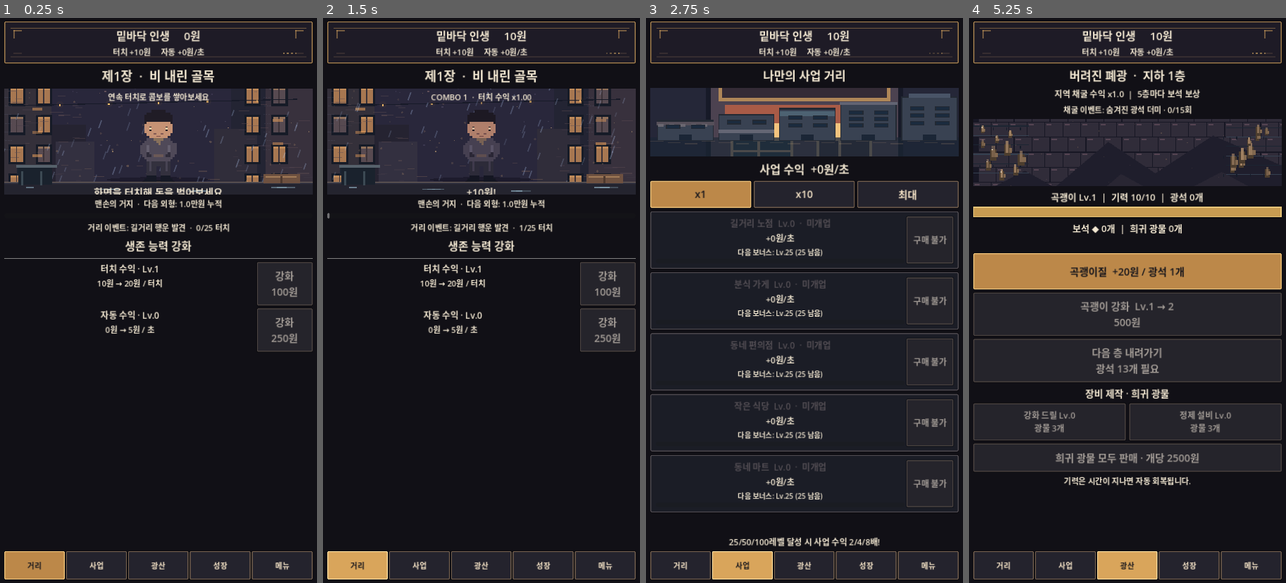
Above: before the commit, frames 1-4 (left to right).
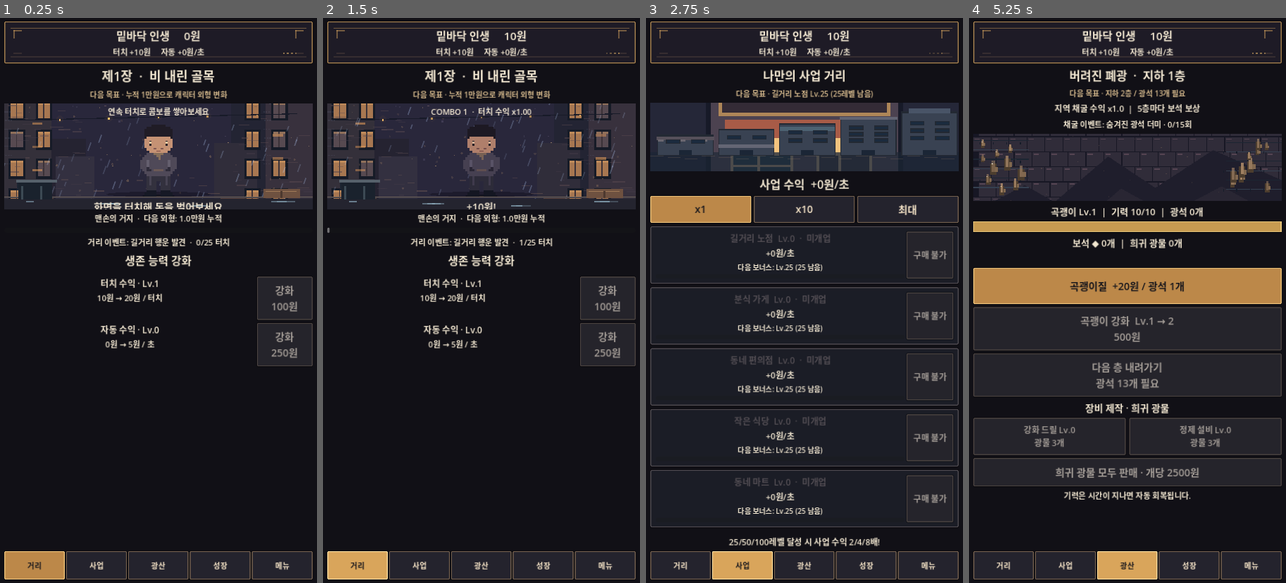
Above: after the commit, the same moments.

Repository: sungpil987/BottomLife-Reborn
Game: Godot game, scene res://scenes/Main.tscn
The game is run twice, just before and just after one commit, with the same random seed, the same clock (stepped at 60 frames per second) and the same inputs.
Inputs (mouse positions are in pixels of both pictures, inside the frame that each line leads up to; where the layout moved, square brackets give the same spot in the first picture):
- Up to frame 1 (0.25 s): no input
- Up to frame 2 (1.5 s): click (481, 153) [481, 142] at 0.5 s; click "거리" at 1.25 s
- Up to frame 3 (2.75 s): click "사업" at 2 s
- Up to frame 4 (5.25 s): click "x1" at 2.75 s; click "x10" at 3.5 s; click "최대" at 4.25 s; click "광산" at 5 s

The runs differ from the first frame. In frame 1, 13% of the frame differs, in the area x 1-99%, y 12-62%; in frame 2, 12%; in frame 3, 21%; in frame 4, 23%, in the area x 1-99%, y 12-86%.

Commit message:
v7.1 add contextual progression goals across all five tabs

Diff:
--- a/scripts/main.gd
+++ b/scripts/main.gd
@@ -257,6 +257,32 @@
 	button.add_theme_color_override("font_disabled_color", Color("#a29b95"))
 	button.add_theme_color_override("font_hover_color", Color("#16151b") if gold else Color("#ffffff"))
 
+func next_goal_text() -> String:
+	if current_tab == 0:
+		if run_earned < 10000.0:
+			return "다음 목표 · 누적 1만원으로 캐릭터 외형 변화"
+		if run_earned < 1000000.0:
+			return "다음 목표 · 누적 100만원으로 새로운 모습과 환생 해금"
+		if run_earned < 100000000.0:
+			return "다음 목표 · 누적 1억원으로 최고 외형 해금"
+		return "최고 외형 달성 · 사업과 광산을 성장시키세요"
+	if current_tab == 1:
+		for i in range(BUSINESS_NAMES.size()):
+			if business_levels[i] < 100:
+				var milestone: int = 25 if business_levels[i] < 25 else (50 if business_levels[i] < 50 else 100)
+				return "다음 목표 · %s Lv.%d (%d레벨 남음)" % [BUSINESS_NAMES[i], milestone, milestone - business_levels[i]]
+		return "모든 사업 성장 보너스 달성!"
+	if current_tab == 2:
+		return "다음 목표 · 지하 %d층 / 광석 %d개 필요" % [mine_depth + 1, mine_depth_cost()]
+	if current_tab == 3:
+		return "다음 목표 · 행운 Lv.%d / 체력 Lv.%d" % [mini(50, luck_level + 1), mini(50, stamina_level + 1)]
+	return "다음 목표 · 환생 보상 영혼 %d개" % rebirth_reward()
+
+func add_goal_hint() -> void:
+	var hint := make_label(next_goal_text(), 17)
+	hint.add_theme_color_override("font_color", Color("#d3b78b"))
+	content.add_child(hint)
+
 func refresh_upgrade_buttons() -> void:
 	for i in range(growth_buttons.size()):
 		if is_instance_valid(growth_buttons[i]):
@@ -450,6 +476,7 @@
 
 func build_rebirth() -> void:
 	content.add_child(make_label("환생의 제단", 28))
+	add_goal_hint()
 	if offline_report != "":
 		content.add_child(make_label(offline_report, 20))
 	content.add_child(make_label("환생 %d회  |  영혼 %d개" % [rebirth_count, soul_points], 23))
@@ -564,6 +591,7 @@
 
 func build_business() -> void:
 	content.add_child(make_label("나만의 사업 거리", 27))
+	add_goal_hint()
 	if business_purchase_notice != "":
 		var notice := make_label(business_purchase_notice, 20)
 		notice.add_theme_color_override("font_color", Color("#f7d38a"))
@@ -669,6 +697,7 @@
 
 func build_growth() -> void:
 	content.add_child(make_label("생존자의 성장", 28))
+	add_goal_hint()
 	content.add_child(make_label("보유 보석  ◆ %d개" % gems, 23))
 	content.add_child(make_label("광산 보석으로 능력 강화", 20))
 	var scroll := ScrollContainer.new()
@@ -902,6 +931,7 @@
 
 func build_mine() -> void:
 	content.add_child(make_label("%s  ·  지하 %d층" % [mine_zone_name(), mine_depth], 27))
+	add_goal_hint()
 	content.add_child(make_label("지역 채굴 수익 x%.1f  |  5층마다 보석 보상" % mine_zone_bonus(), 19))
 	content.add_child(make_label("채굴 이벤트: %s · %d/15회" % [mine_event_name(), mine_dig_counter % 15], 18))
 	if next_mine_rebirth_requirement() > rebirth_count:
@@ -1127,6 +1157,7 @@
 
 func build_street() -> void:
 	content.add_child(make_label("제1장  ·  비 내린 골목", 29))
+	add_goal_hint()
 	if offline_report != "":
 		content.add_child(make_label(offline_report, 19))
 	var scene_area := Control.new()
